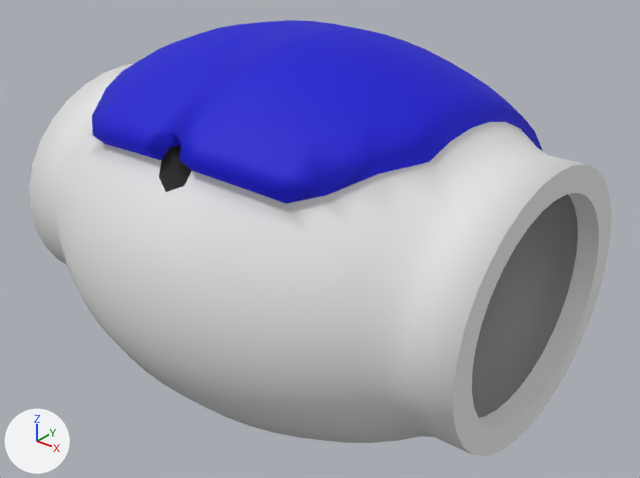
One commit to the OBJ model app/simspark/models/naohead.obj: the scene before it, then after it.
Camera for both pictures: a 50 mm lens placed at (1.322, -1.59, 0.944), pointed at (0.036, 0.018, -0.054). Every picture has the same lights, and +X, +Y and +Z are marked at lower left. Where no turn or scale is listed for an object, it has been applied to the vertices.

Script lines for the objects in view, before the commit:
```python
me_sphere = bpy.data.meshes.new('Sphere')
me_sphere.from_pydata(...)  # 912 vertices, 1822 faces; spans x -0.66..0.66, y -0.544..0.576, z -0.512..0.488
# faces by material slot: [1110, 8, 66, 638]
me_sphere.materials.append(mat_naowhite)  # white #e7e7e7
me_sphere.materials.append(mat_naoblack)  # black #000000
me_sphere.materials.append(mat_naogrey)  # grey #868686
me_sphere.materials.append(mat_naoblue)  # blue #0000d1
ob_sphere = bpy.data.objects.new('Sphere', me_sphere)
ob_sphere.location = (0.0, 0.0, 0.0)
```
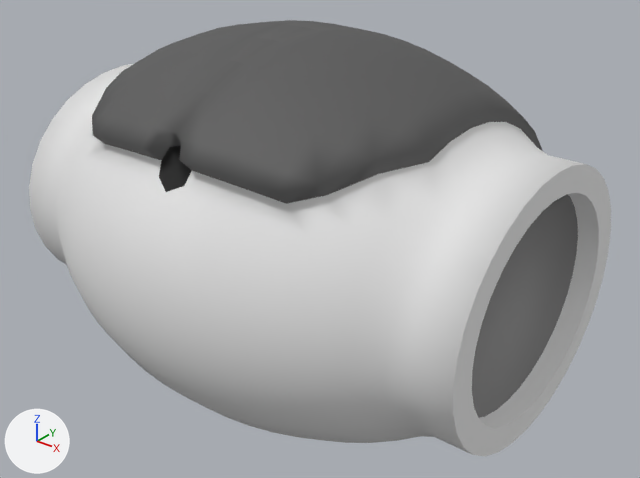
Location of each change, [x1, y1, x2, y2] in pixels of the pictures (640 x 478 px):
part 1 of me_sphere, recoloured (blue to grey)
    both: [92, 20, 542, 204]

The edits, one by one:
Material 'matTeam' (mat_matteam) is new.
Its base color is (0.1, 0.1, 0.1) (dark grey #595959).
Its roughness is 0.69.
me_sphere has 912 vertices, 1822 faces and spans x -0.66..0.66, y -0.544..0.576, z -0.512..0.488.
me_sphere is used by ob_sphere; location (0.0, 0.0, 0.0).
me_sphere part 1: all 638 faces that had it switch from mat_naoblue (blue #0000d1) to mat_matteam (dark grey #595959).
